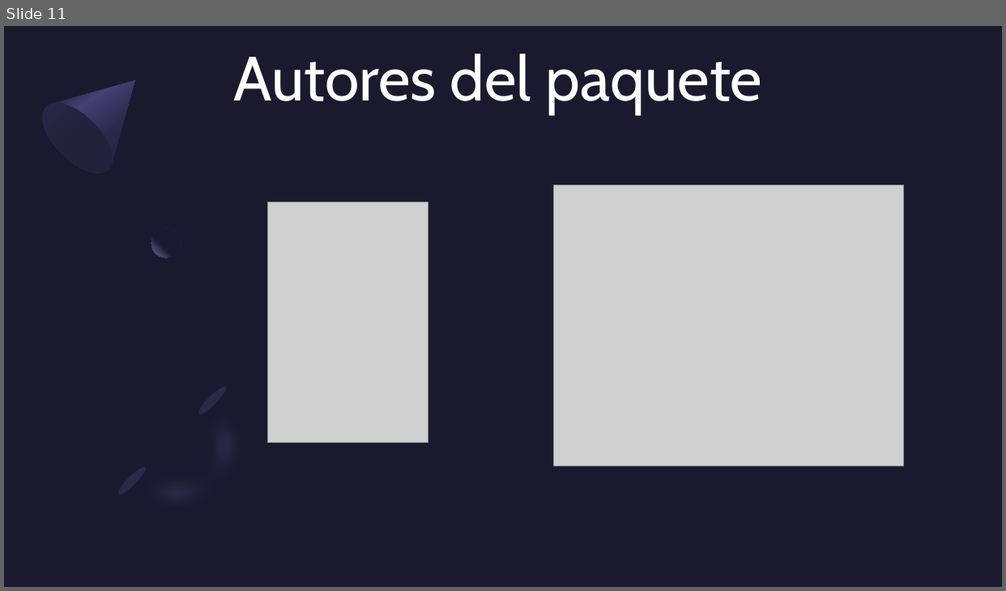
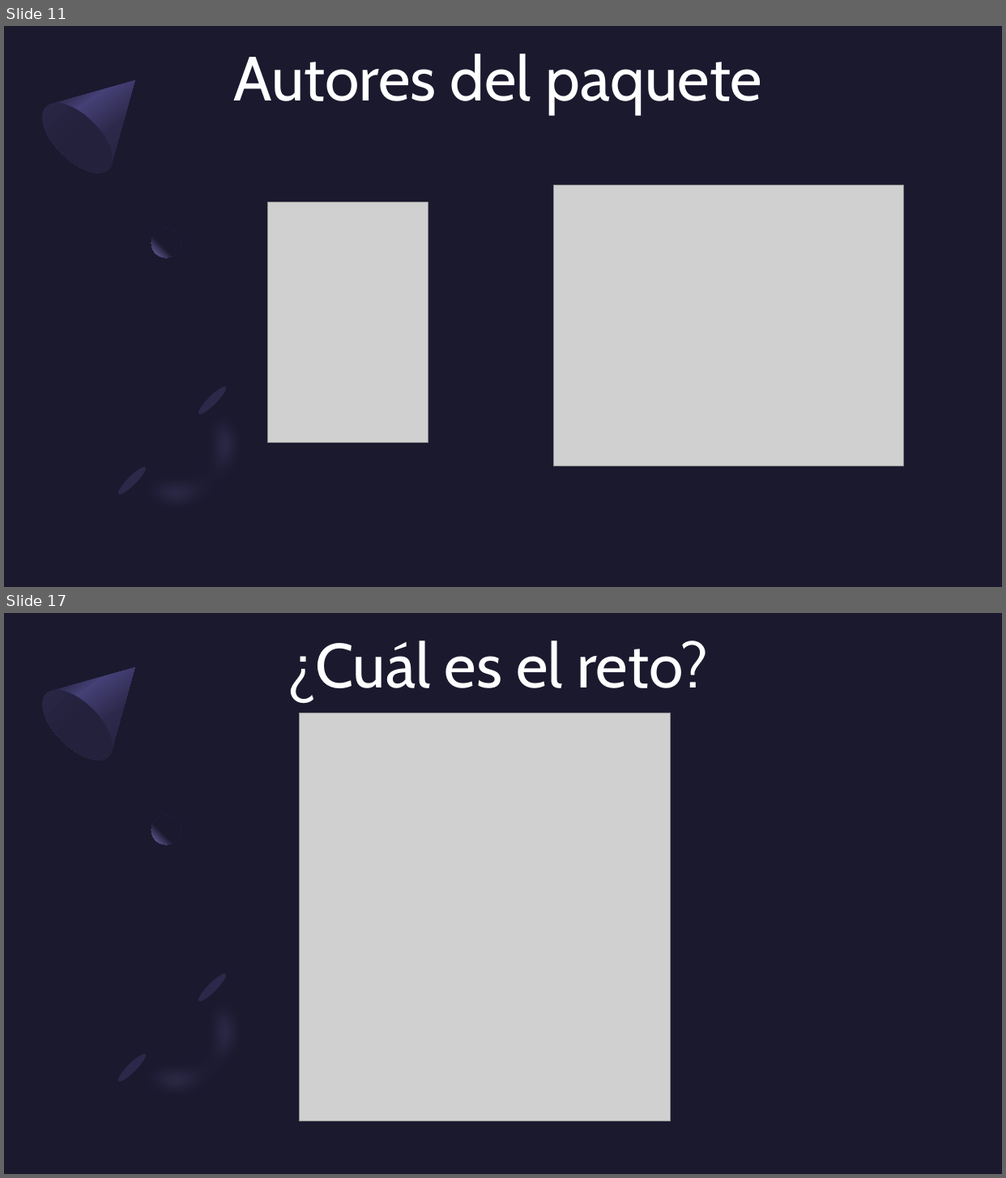
Before and after one commit to fhernanb/ejemplos_paquete_exams, a slide deck: Taller paquete exams - UNAL/Taller paquete exams - UNAL.pptx. Shown one above the other, each under a label of ours: slide 11 before the commit, slides 11 and 17 after it; the slides between them are not shown. The pictures are 1006x591 and 1006x1178 pixels, drawn with LibreOffice and Linux fonts; fonts in the diff are those of the drawing; grey boxes stand for pictures. Boxes give left, top, right and bottom in pixels: in the first picture for what was removed or moved away, otherwise in the second. Text is boxed around its words. In the diff, an @@ line names an element or a change of style, - is before the commit and + after.

```diff
--- a/Taller paquete exams - UNAL/Taller paquete exams - UNAL.pptx
+++ b/Taller paquete exams - UNAL/Taller paquete exams - UNAL.pptx
@@ slide 17 added at bbox=[4, 613, 1002, 1174], background #1B192E; not listed: 7 template elements that a slide beside it also shows @@
@@ text added at bbox=[288, 641, 708, 702], 60 pt, text #FFFFFF @@
+¿Cuál es el reto?
@@ picture added at bbox=[299, 713, 671, 1122] @@
```
Also in this commit, not shown: 2 slides changed, 5 other slides added.
